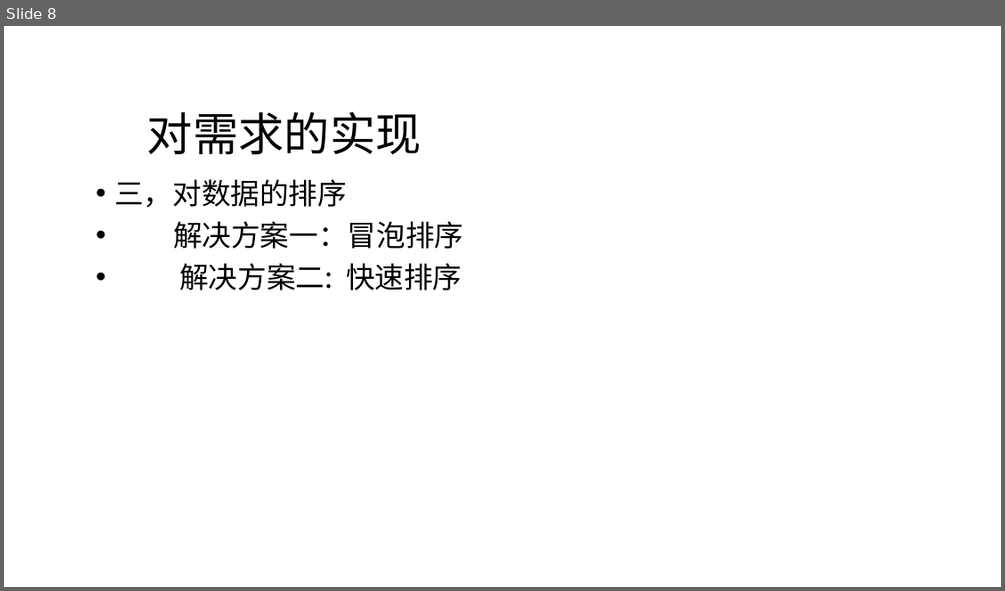
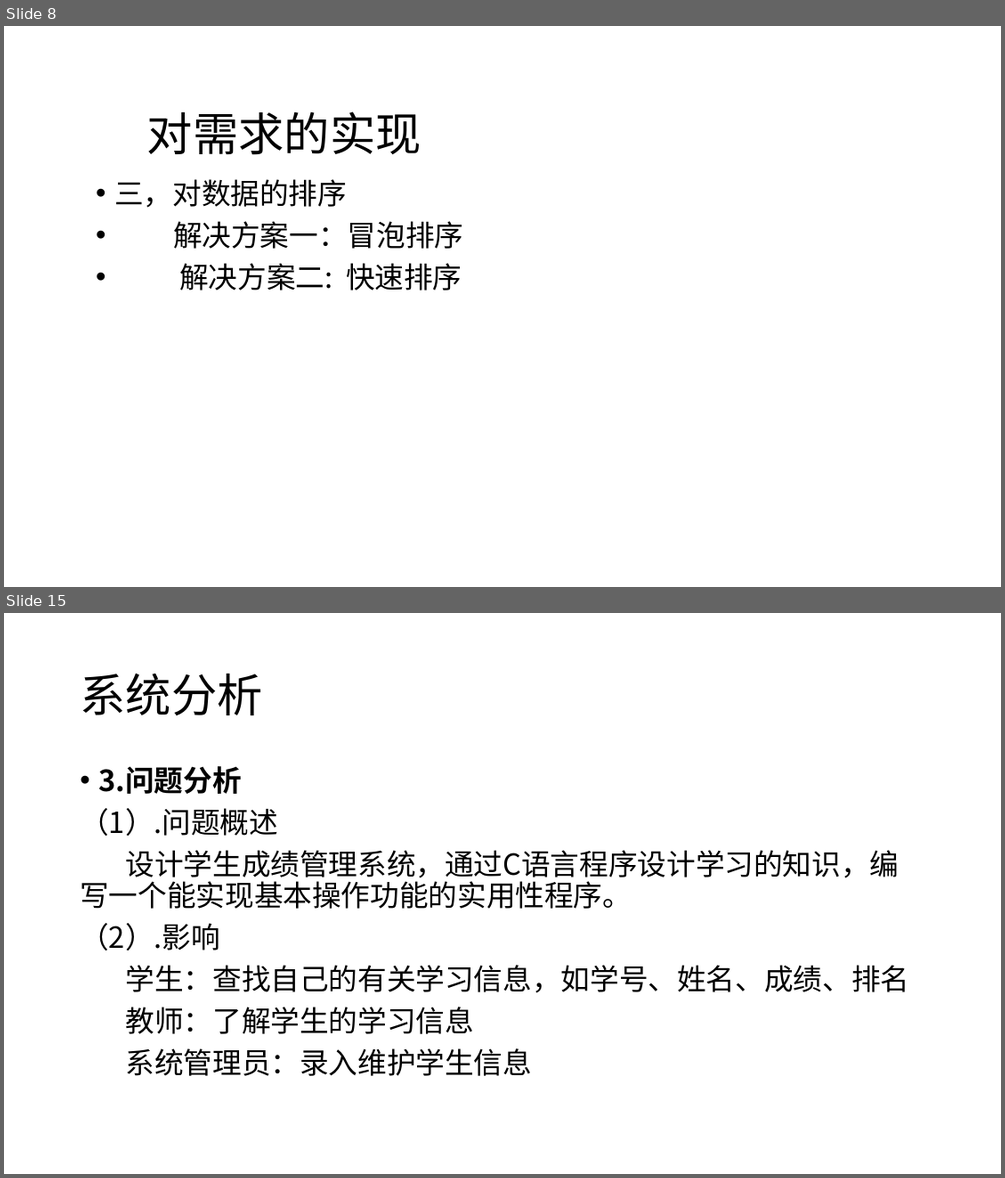
Before and after one commit to moriartyscat/--git, a slide deck: C语言期末作业.pptx. Shown one above the other, each under a label of ours: slide 8 before the commit, slides 8 and 15 after it; the slides between them are not shown. The pictures are 1005x591 and 1005x1178 pixels, drawn with LibreOffice and Linux fonts; fonts in the diff are those of the drawing; background and template pictures are left out. Boxes give left, top, right and bottom in pixels: in the first picture for what was removed or moved away, otherwise in the second. Text is boxed around its words. In the diff, an @@ line names an element or a change of style, - is before the commit and + after.

```diff
--- a/C语言期末作业.pptx
+++ b/C语言期末作业.pptx
@@ slide 15 added at (4, 613, 1001, 1174), background picture (left out) @@
@@ title added at (80, 674, 262, 715), 44 pt, text #000000 @@
+系统分析
@@ text added at (80, 766, 910, 1076), 28 pt, text #000000 @@
+• 3.问题分析
+（1）.问题概述
+设计学生成绩管理系统，通过C语言程序设计学习的知识，编写一个能实现基本操作功能的实用性程序。
+（2）.影响
+学生：查找自己的有关学习信息，如学号、姓名、成绩、排名
+教师：了解学生的学习信息
+系统管理员：录入维护学生信息
```
Also in this commit, not shown: 1 slide changed, 9 other slides added, 3 slides removed.
